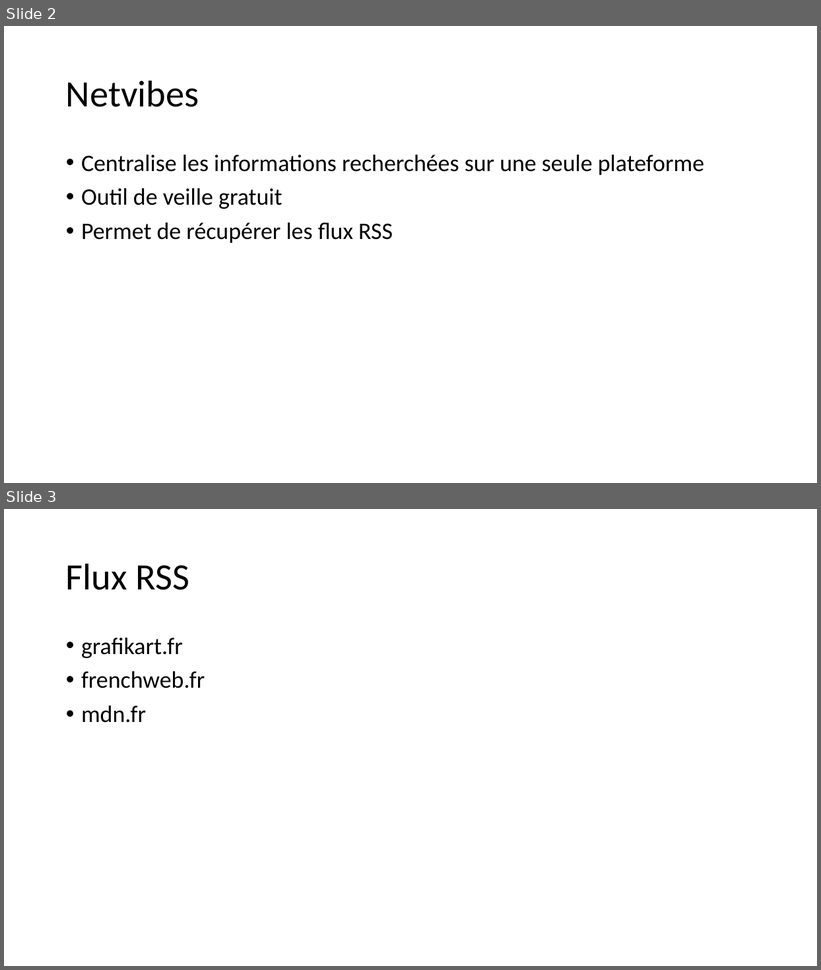
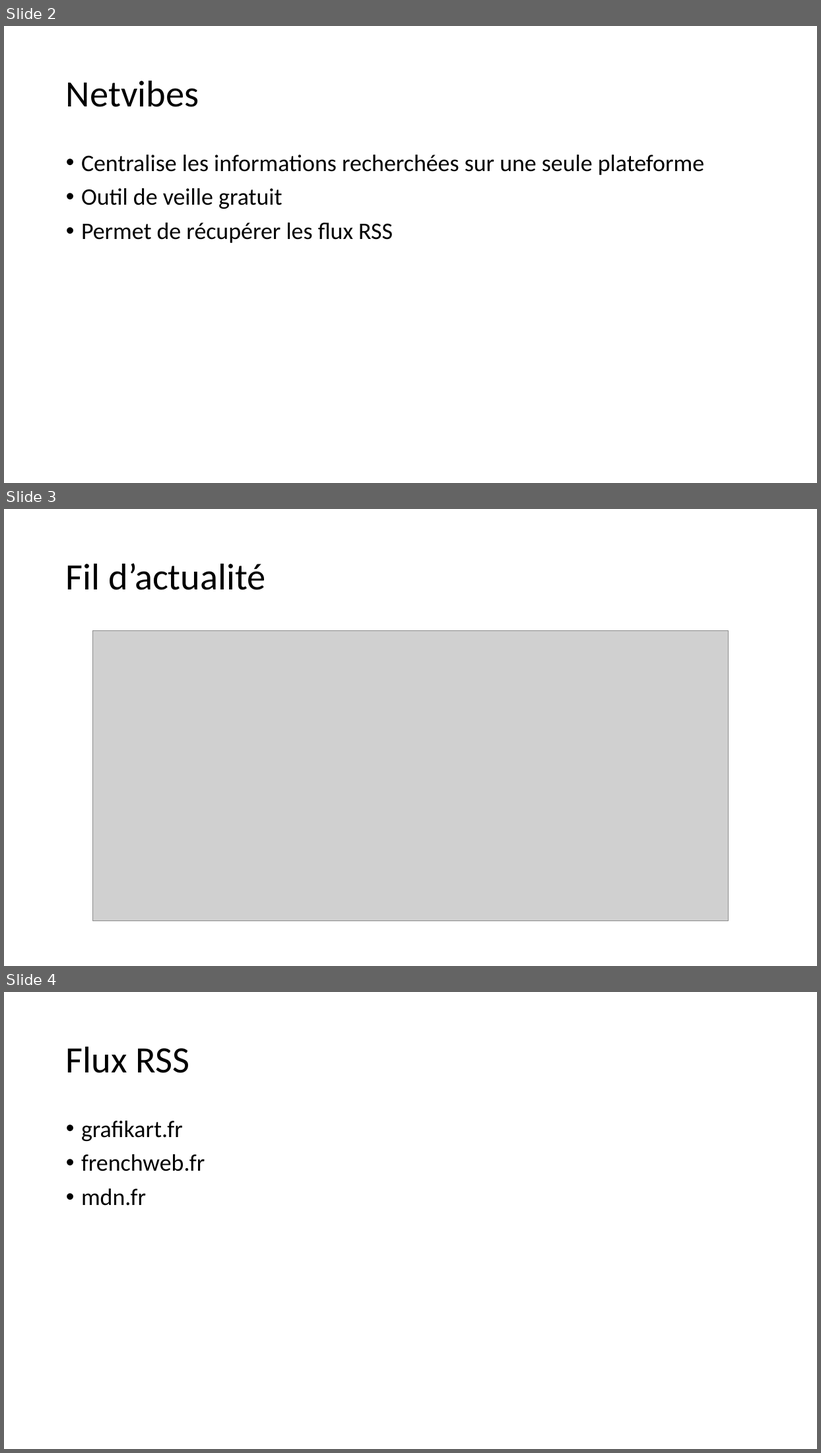
Before and after one commit to Oleome/projet_4, a slide deck: veille technologique.pptx. Shown one above the other, each under a label of ours: slides 2 and 3 before the commit, slides 2, 3 and 4 after it. The pictures are 821x970 and 821x1453 pixels, drawn with LibreOffice and Linux fonts; fonts in the diff are those of the drawing; grey boxes stand for pictures. Boxes give left, top, right and bottom in pixels: in the first picture for what was removed or moved away, otherwise in the second. Text is boxed around its words. In the diff, an @@ line names an element or a change of style, - is before the commit and + after.

```diff
--- a/veille technologique.pptx
+++ b/veille technologique.pptx
@@ slide 3 added at [4, 509, 817, 966], background #FFFFFF @@
@@ title added at [66, 563, 265, 590], 44 pt, text #000000 @@
+Fil d’actualité
@@ picture added at [93, 631, 729, 921] @@
@@ what was slide 3 is now slide 4 @@
```
Also in this commit, not shown: 1 other slide added, 1 other file.
